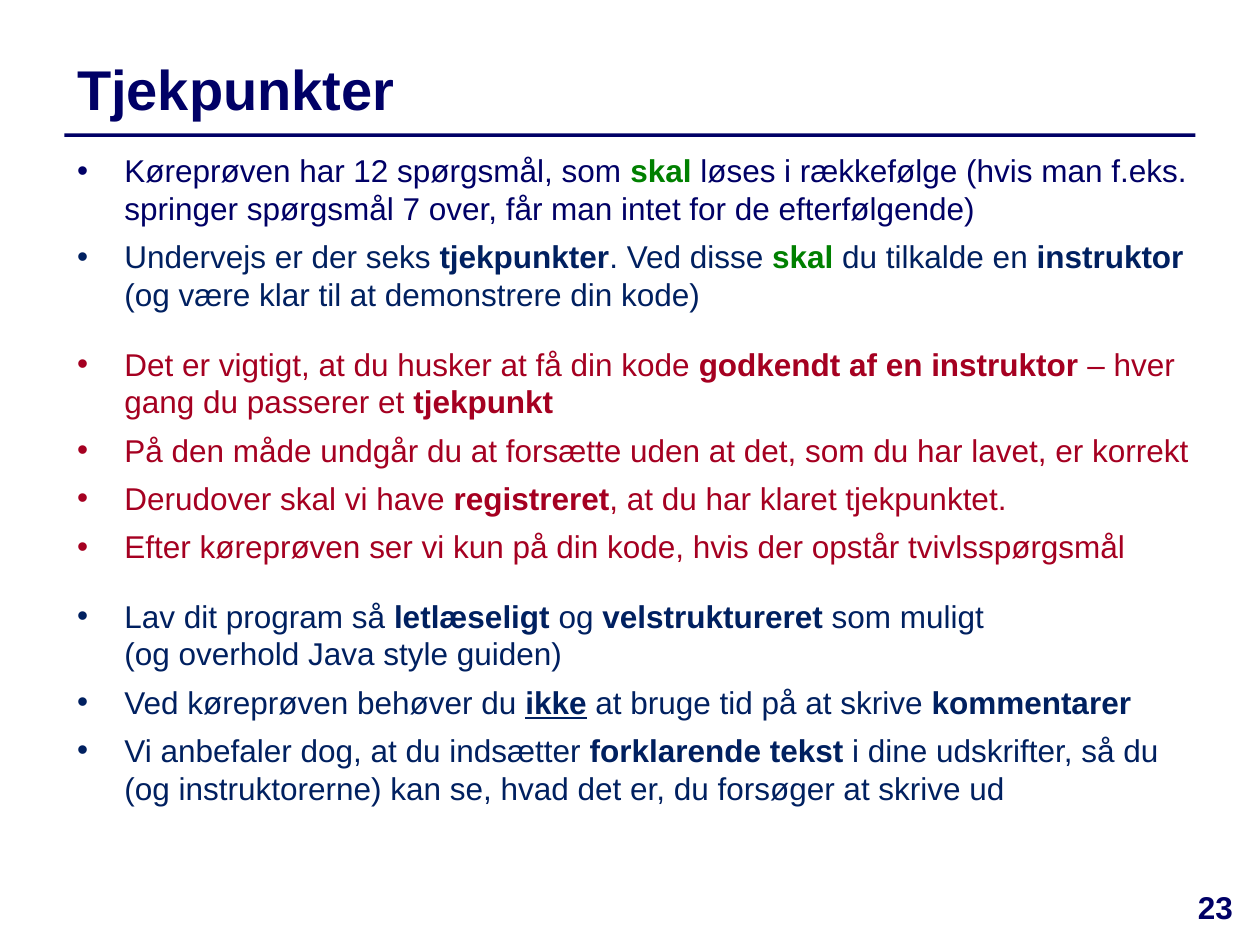
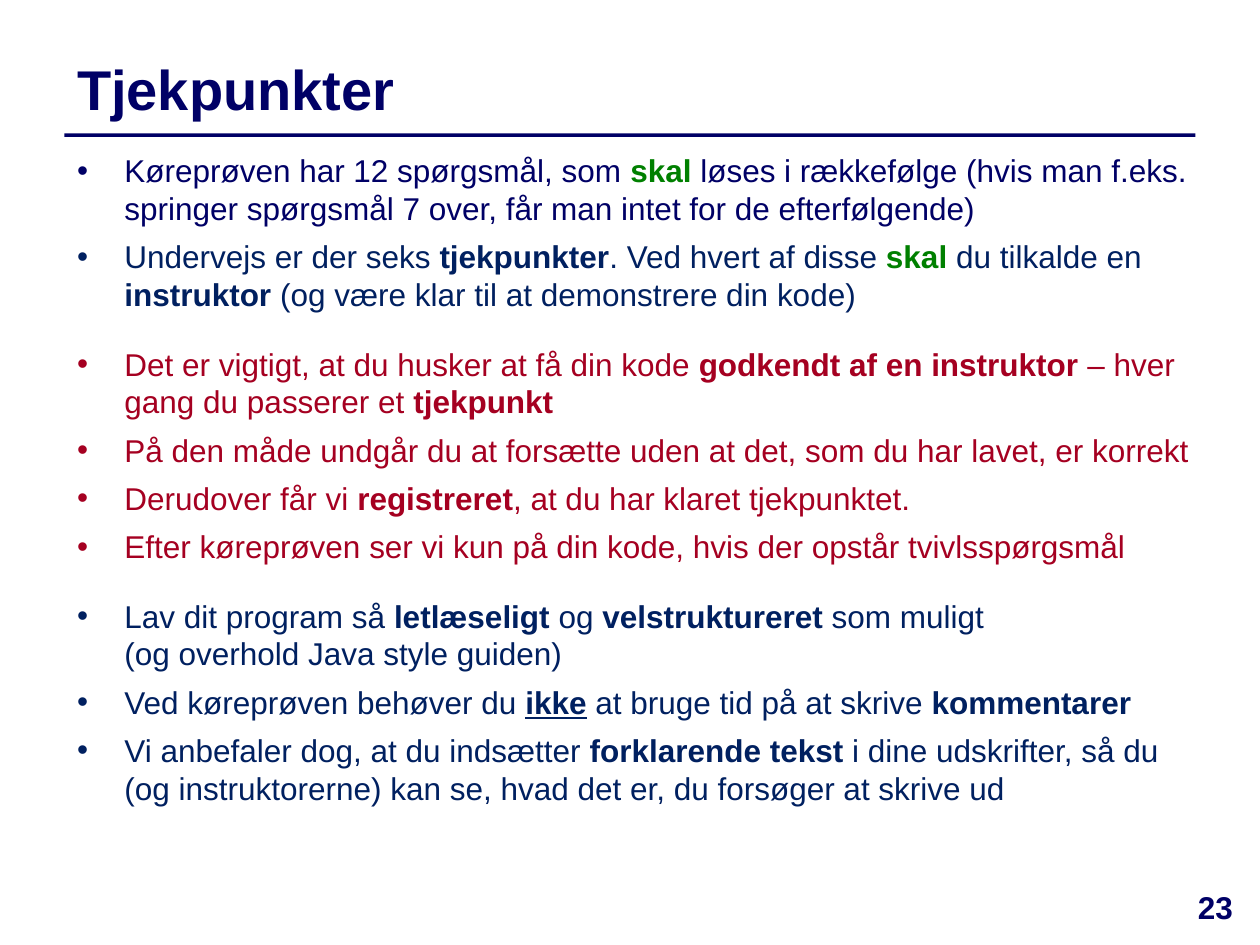
Before and after one commit to IntProgAU/Materiale, a slide deck: slide 23 of web/e22/uge_5a/Slides-Uge5-Mandag.pptx. Drawn at 1260x945 pixels with LibreOffice and Linux fonts; fonts in the diff are those of the drawing. Boxes give left, top, right and bottom in pixels: in the first picture for what was removed or moved away, otherwise in the second. Text is boxed around its words. In the diff, an @@ line names an element or a change of style, - is before the commit and + after.

```diff
--- a/web/e22/uge_5a/Slides-Uge5-Mandag.pptx
+++ b/web/e22/uge_5a/Slides-Uge5-Mandag.pptx
@@ text at (x1=124, y1=245, x2=1142, y2=312): text changed @@
-  • Undervejs er der seks tjekpunkter. Ved disse skal du tilkalde en instruktor
-    (og være klar til at demonstrere din kode)
+  • Undervejs er der seks tjekpunkter. Ved hvert af disse skal du tilkalde en instruktor (og være klar til at demonstrere din kode)
@@ text at (x1=124, y1=485, x2=910, y2=516): text changed @@
-  • Derudover skal vi have registreret, at du har klaret tjekpunktet.
+  • Derudover får vi registreret, at du har klaret tjekpunktet.
```
Also in this commit, not shown: 7 other slides changed, 1 other file.
